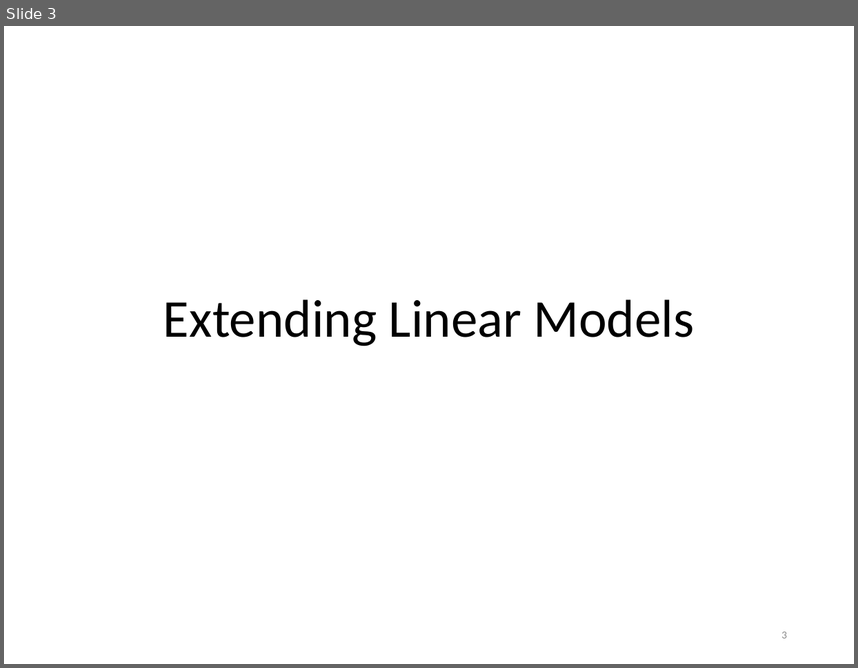
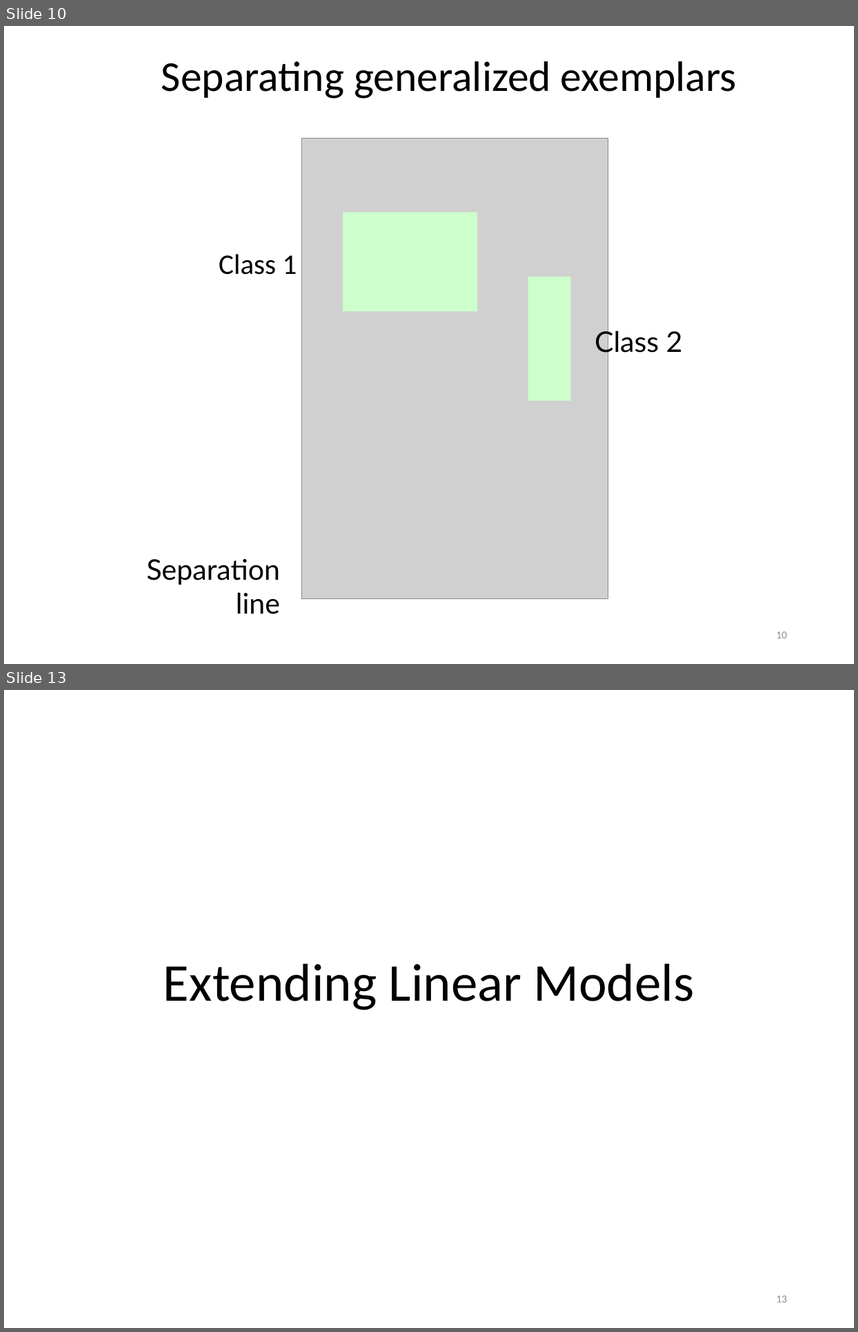
Before and after one commit to khaledmrasheed/khaledmrasheed.github.io, a slide deck: DMcourse/Chapter7.pptx. Shown one above the other, each under a label of ours: slide 3 before the commit, slides 10 and 13 after it; the slides between them are not shown. The pictures are 858x668 and 858x1332 pixels, drawn with LibreOffice and Linux fonts; fonts in the diff are those of the drawing; grey boxes stand for pictures. Boxes give left, top, right and bottom in pixels: in the first picture for what was removed or moved away, otherwise in the second. Text is boxed around its words. In the diff, an @@ line names an element or a change of style, - is before the commit and + after.

```diff
--- a/DMcourse/Chapter7.pptx
+++ b/DMcourse/Chapter7.pptx
@@ slide 10 added at (4, 26, 854, 664), background #FFFFFF @@
@@ title added at (161, 61, 737, 98), 36 pt, text #000000 @@
+Separating generalized exemplars
@@ picture added at (301, 138, 608, 599) @@
@@ freeform shape added at (343, 212, 477, 312), fill #CCFFCC @@
@@ text added at (219, 254, 297, 274), 24 pt, text #000000 @@
+Class 1
@@ freeform shape added at (528, 276, 571, 401), fill #CCFFCC @@
@@ free added at (586, 320, 749, 378), 24 pt, text #000000 @@
+Class 2
@@ free added at (121, 547, 289, 605), 24 pt, text #000000 @@
+Separation line
@@ page number added at (776, 631, 787, 638), 9 pt, text #8C8C8C @@
+10
@@ what was slide 3 is now slide 13 @@
@@ page number at (776, 1295, 787, 1302): text changed @@
-3
+13
```
Also in this commit, not shown: 2 slides changed, 9 other slides added.
